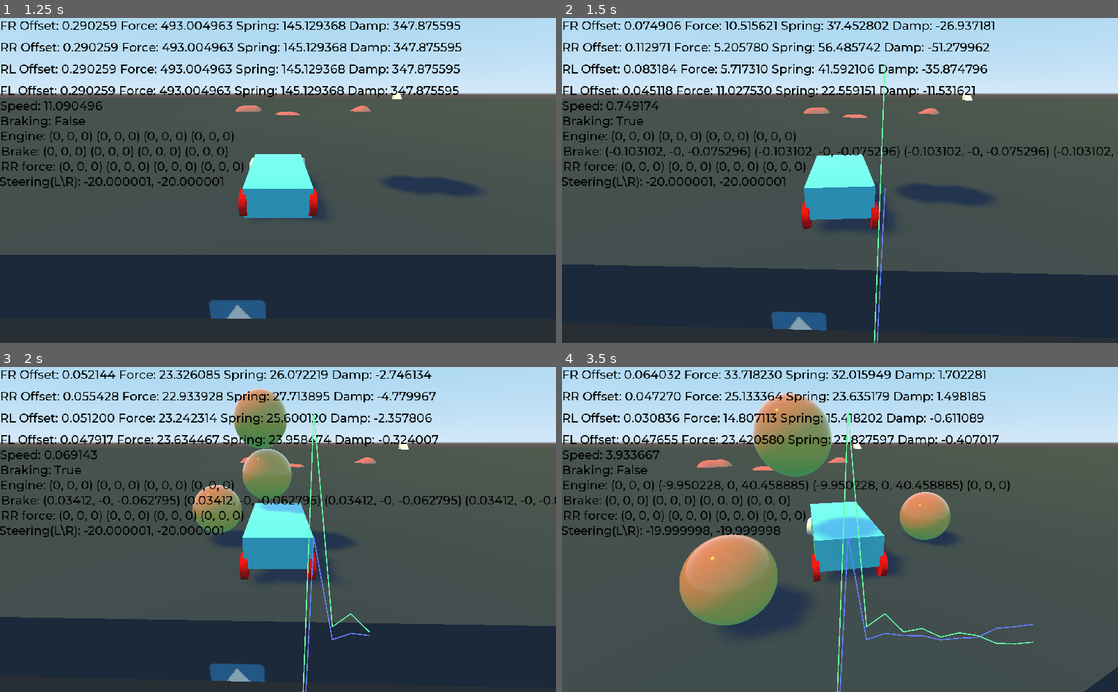
Above: before the commit, frames 1-4 (two rows, left to right).
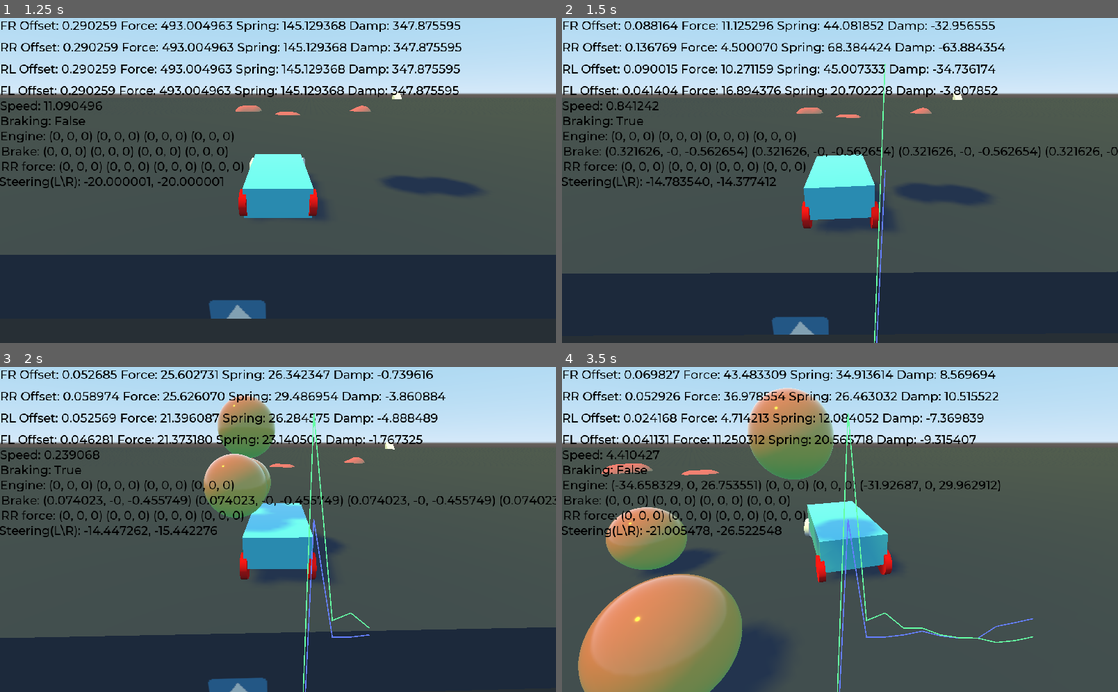
Above: after the commit, the same moments.

Repository: nxidplease/Car-Prototype
Game: Godot game, scene res://Main.tscn
Same seed, same stepped clock (60 frames per second), same inputs: the game is played once before the commit and once after it. The engine's default icon, where the game draws it, is replaced by a stand-in: a white triangle on a blue panel in a dark square.
Inputs:
- Up to frame 1 (1.25 s): tap Enter (ui_accept) at 0.5, 0.77 s; hold Right (ui_right) from 0.53 s (still down)
- Up to frame 2 (1.5 s): release Right (ui_right) at 1.28 s; hold Down (ui_down) from 1.28 s (still down)
- Up to frame 3 (2 s): keep holding Down (ui_down); tap Enter (ui_accept) at 1.52 s
- Up to frame 4 (3.5 s): release Down (ui_down) at 2.03 s; hold Right (ui_right) 2.03-2.78 s; hold Up (ui_up) from 2.78 s (still down); tap Enter (ui_accept) at 3.02 s

Frame 1 is identical in both runs. In frame 2, 7.3% of the frame differs, in the area x 0-100%, y 0-100%; in frame 3, 14%; in frame 4, 24%, in the area x 2-100%, y 0-100%.

Commit message:
Add self aligning torque

Diff:
--- a/Car.gd
+++ b/Car.gd
@@ -16,11 +16,11 @@
 
 export(float) var rr_coefficient = 0.01
 
-export(float) var brake_coefficient = 1
-
-export(float) var steering_speed_deg = 20
-
-export(float) var max_steering_angle_deg = 65
+export(float) var brake_coefficient = 1.0
+
+export(float) var steering_speed_deg = 20.0
+
+export(float) var max_steering_angle_deg = 65.0
 
 export(float) var max_steer_force = 30.0
 
@@ -95,10 +95,11 @@
 
 #	RWD
 	match wheel.name:
-		"RR", "RL":
+#		"RR", "RL":
+		"FL", "FR":
 			totalForce += calcEngineForce(wheel, state)
-#		"FL", "FR":
-#			applySelfAligningForce(wheel, state, steerForce)
+			applySelfAligningForce(wheel, state, steerForce)
+			update_wheel_steering_angle(wheel.name, rad2deg(wheel.rotation.y))
 
 	return totalForce
 
@@ -121,7 +122,7 @@
 
 	var side_to_total_vel_ratio = tire_side_vel.length() / ground_vel_at_wheel.length()
 
-	print("Side slip ration: %f" % side_to_total_vel_ratio)
+#	print("Side slip ration: %f" % side_to_total_vel_ratio)
 
 	var grip_factor
 
@@ -131,7 +132,7 @@
 		"FR", "FL":
 			grip_factor = front_grip_curve.interpolate(side_to_total_vel_ratio)
 
-#	grip_factor = 1
+	grip_factor = 1.0
 
 	var steer_force: Vector3 = -tire_side_vel * wheel.tyre_mass * grip_factor / state.step
 
@@ -145,7 +146,15 @@
 
 	if wheel.rotation.y != 0:
 		var rot_accel = -self_aligning_coefficient * steer_force_scalar / wheel.calc_moment_of_inertia()
-		wheel.rotate_object_local(wheel.transform.basis.y, rot_accel * state.step)
+		var rot_change = rot_accel * pow(state.step, 2)
+		var curr_rot = wheel.rotation.y
+		var new_rot = wheel.rotation.y + rot_change
+
+		# If curr_rot and new_rot have different signs, rotate up to 0 degrees of rotation
+		if sign(new_rot * curr_rot) == -1:
+			rot_change = - wheel.rotation.y
+
+		wheel.rotate_object_local(wheel.transform.basis.y, rot_change)
 
 func calcEngineForce(wheel: Wheel, state: PhysicsDirectBodyState):
 	var forwardGroundDir = wheel.getProjectedOnGround(transform.basis.xform(wheel.transform.basis.z))
